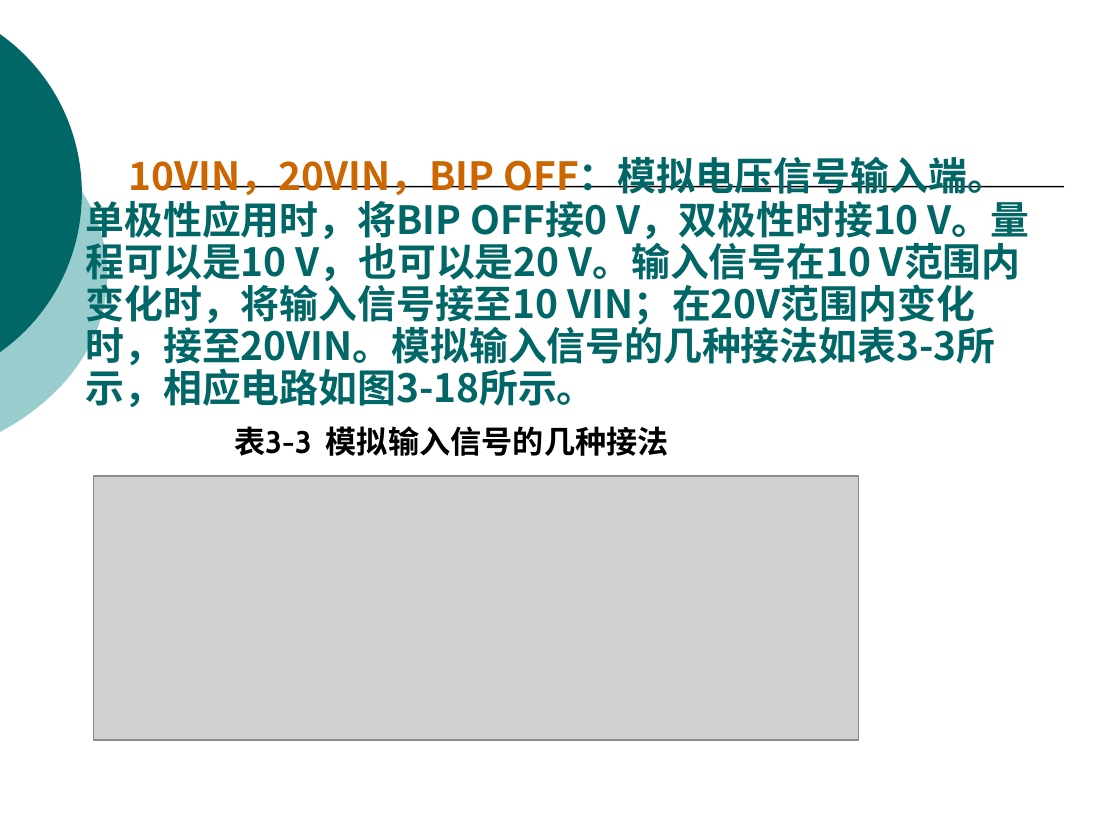
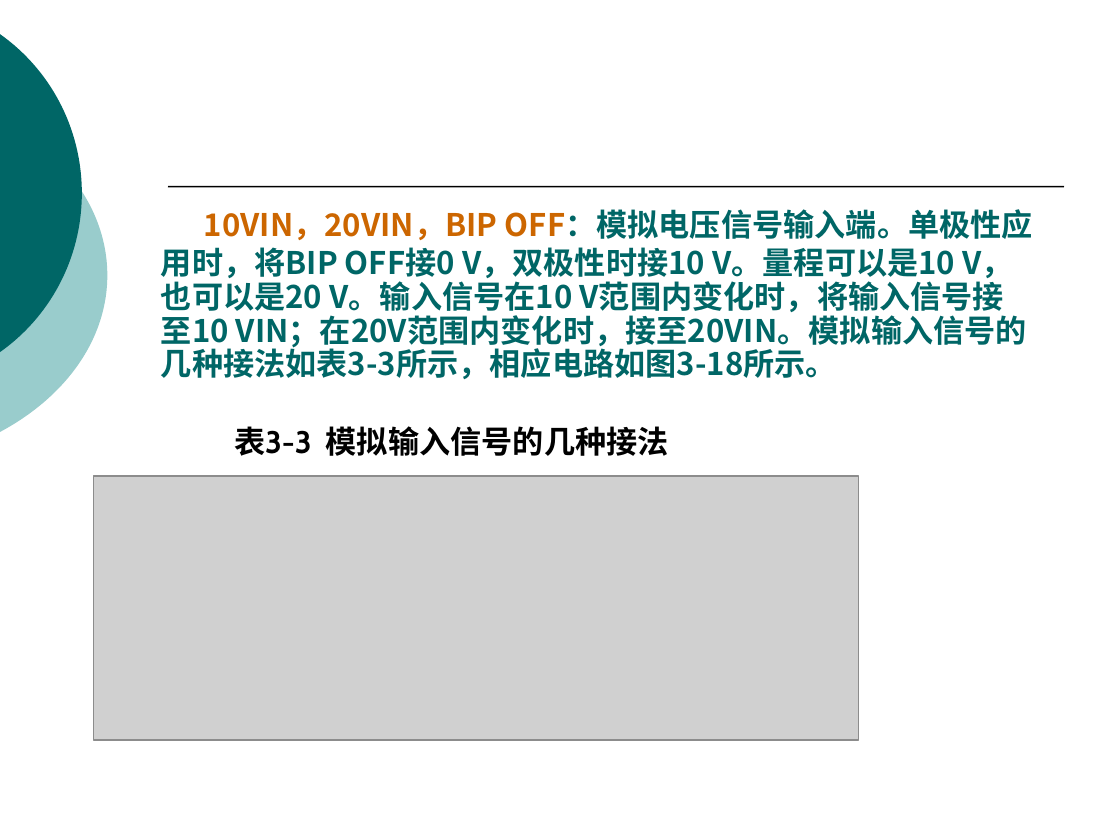
Before and after one commit to origin2007/computer_system, a slide deck: slide 81 of 02模拟输入.ppt (slide 84 before the commit). Drawn at 1120x840 pixels with LibreOffice and Linux fonts; fonts in the diff are those of the drawing; grey boxes stand for pictures. Boxes give left, top, right and bottom in pixels: in the first picture for what was removed or moved away, otherwise in the second. Text is boxed around its words. In the diff, an @@ line names an element or a change of style, - is before the commit and + after.

```diff
--- a/02模拟输入.ppt
+++ b/02模拟输入.ppt
@@ text "10VIN，20VIN，BIP OFF：模拟电压信号输入端。单极性应用时，将BIP OFF接0 V，双极性时接10 V。 ...": place and size @@
-text "10VIN，20VIN，BIP OFF：模拟电压信号输入端。单极性应用时，将BIP OFF接0 V，双极性时接10 V。 ..." at (86,157,1030,407)
+text "10VIN，20VIN，BIP OFF：模拟电压信号输入端。单极性应用时，将BIP OFF接0 V，双极性时接10 V。 ..." at (161,209,1033,379)
@@ text "10VIN，20VIN，BIP OFF：模拟电压信号输入端。单极性应用时，将BIP OFF接0 V，双极性时接10 V。 ..." at (161,209,1033,379): size 25 to 20 pt; less space between paragraphs @@
```
Also in this commit, not shown: 51 other slides changed, 4 slides added, 9 slides removed, 1 other file.
